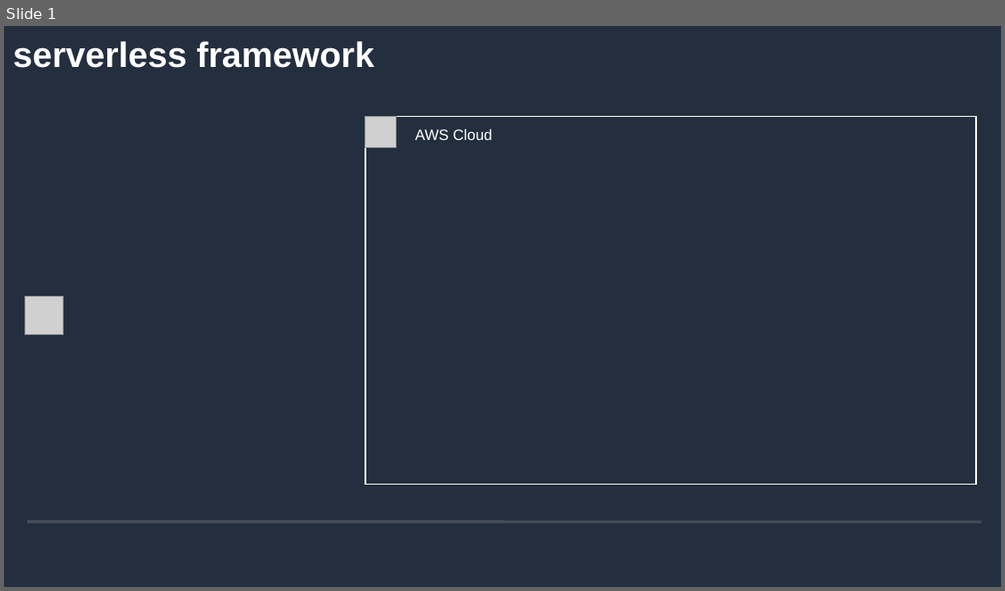
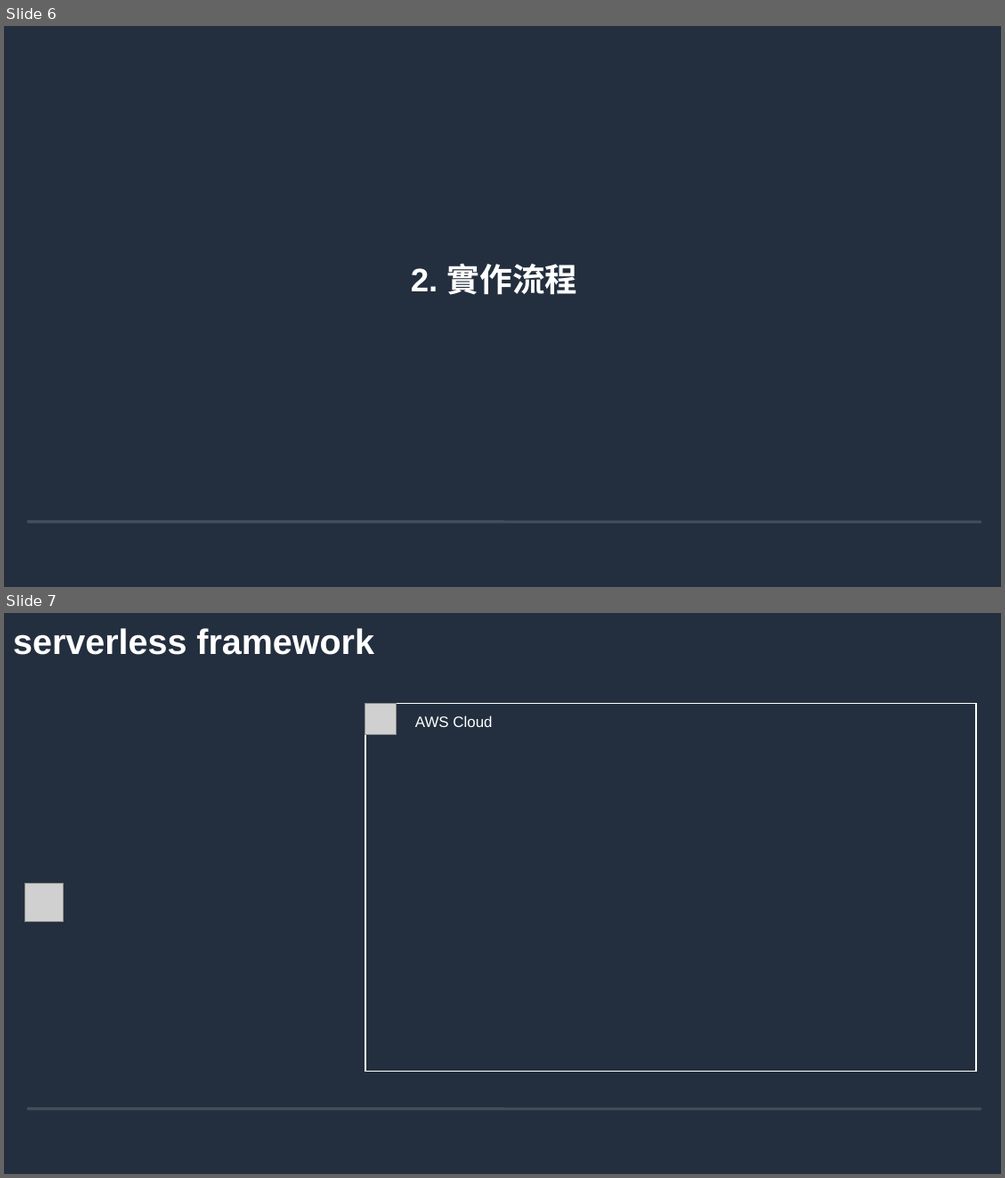
Before and after one commit to andygithub9/cfc104_2, a slide deck: 104.odp. Shown one above the other, each under a label of ours: slide 1 before the commit, slides 6 and 7 after it. The pictures are 1005x591 and 1005x1178 pixels, drawn with LibreOffice and Linux fonts; fonts in the diff are those of the drawing; grey boxes stand for pictures; background and template pictures are left out. Boxes give left, top, right and bottom in pixels: in the first picture for what was removed or moved away, otherwise in the second. Text is boxed around its words. In the diff, an @@ line names an element or a change of style, - is before the commit and + after.

```diff
--- a/104.odp
+++ b/104.odp
@@ slide 6 added at [4,26,1001,587], background #232F3E; not listed: 2 template elements that a slide beside it also shows @@
@@ title added at [411,263,578,295], 26 pt, text #FFFFFF, bold @@
+2. 實作流程
@@ what was slide 1 is now slide 7 @@
```
Also in this commit, not shown: 2 slides changed, 19 other slides added.
